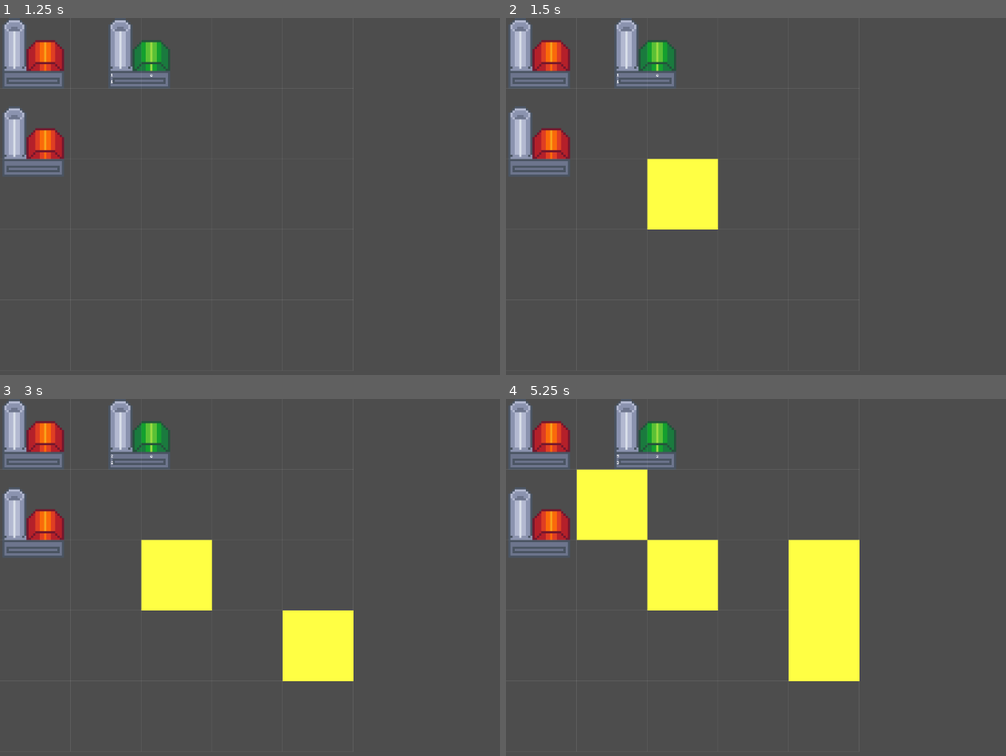
Above: before the commit, frames 1-4 (two rows, left to right).
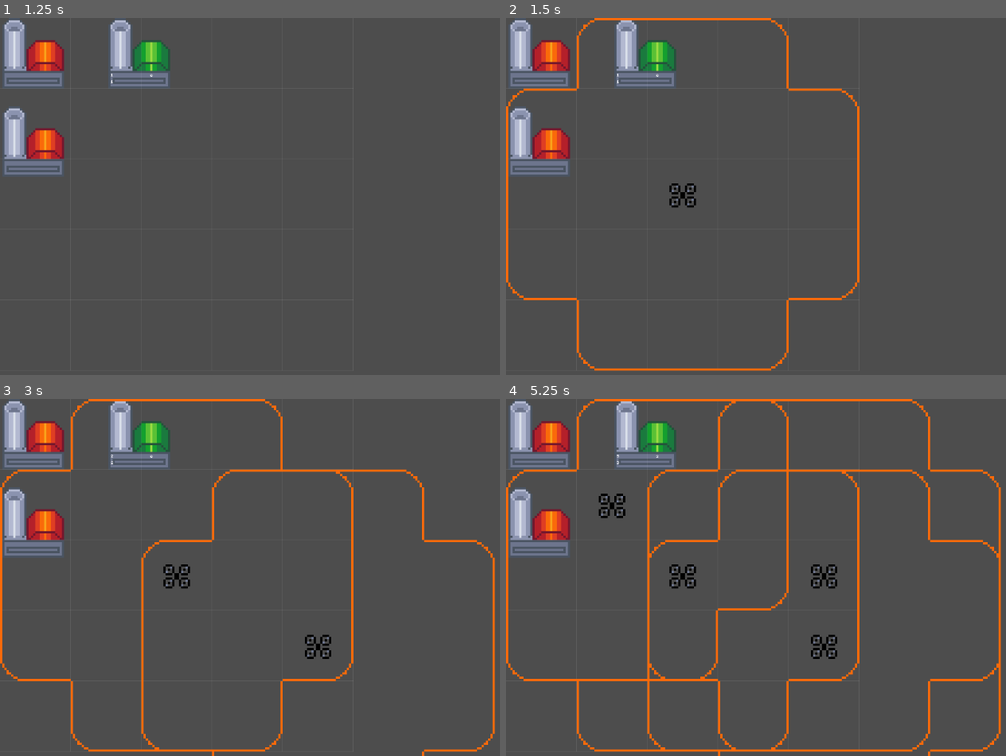
Above: after the commit, the same moments.

Repository: ZimtSnad/nauvis-enjoyers-bit-festival-2025
Game: Godot game, scene res://main.tscn
Two runs of this game, one before a commit and one after it. Both use one fixed random seed, a clock stepped at 60 frames per second and the inputs below.
Inputs (mouse positions are in pixels of both pictures, inside the frame that each line leads up to):
- Up to frame 1 (1.25 s): tap Enter at 0.5 s; move the mouse to (460, 178) at 0.52 s; click (460, 178) at 0.67 s
- Up to frame 2 (1.5 s): tap Space at 1.25 s; move the mouse to (696, 214) at 1.27 s; click (696, 214) at 1.42 s
- Up to frame 3 (3 s): tap Enter at 2 s; move the mouse to (380, 498) at 2.02 s; click (380, 498) at 2.17 s; tap Space at 2.75 s; move the mouse to (285, 648) at 2.77 s; click (285, 648) at 2.92 s
- Up to frame 4 (5.25 s): tap Enter at 3.5 s; move the mouse to (outside the picture) at 3.52 s; click (outside the picture) at 3.67 s; tap Space at 4.25 s; move the mouse to (631, 523) at 4.27 s; click (631, 523) at 4.42 s; move the mouse to (856, 577) at 5.02 s; click (856, 577) at 5.17 s

Frame 1 is identical in both runs. In frame 2, 4.7% of the frame differs, in the area x 0-71%, y 0-99%; in frame 3, 8.6%; in frame 4, 16%, in the area x 0-100%, y 0-100%.

Commit message:
zrobilemdrone

Diff:
--- a/scenes/beacon.tscn
+++ b/scenes/beacon.tscn
@@ -1,15 +1,38 @@
-[gd_scene load_steps=2 format=3 uid="uid://bdvt53byqgyw3"]
+[gd_scene load_steps=6 format=4 uid="uid://bdvt53byqgyw3"]
 
 [ext_resource type="Script" uid="uid://c362lr5ro58wu" path="res://scripts/Beacon.gd" id="1_r25yp"]
+[ext_resource type="Texture2D" uid="uid://co2qu2ku6ry2v" path="res://assets/sprites/banka.png" id="2_pa8h1"]
+[ext_resource type="Texture2D" uid="uid://d0rd02q7eoq2m" path="res://assets/sprites/drone.png" id="3_gotfa"]
+
+[sub_resource type="TileSetAtlasSource" id="TileSetAtlasSource_q6tmv"]
+texture = ExtResource("2_pa8h1")
+texture_region_size = Vector2i(32, 32)
+0:0/0 = 0
+1:0/0 = 0
+0:1/0 = 0
+1:1/0 = 0
+0:2/0 = 0
+1:2/0 = 0
+2:2/0 = 0
+2:1/0 = 0
+2:0/0 = 0
+
+[sub_resource type="TileSet" id="TileSet_ys75u"]
+sources/0 = SubResource("TileSetAtlasSource_q6tmv")
 
 [node name="Beacon" type="Area2D"]
 script = ExtResource("1_r25yp")
 
-[node name="ColorRect" type="ColorRect" parent="."]
-offset_right = 128.0
-offset_bottom = 128.0
-mouse_filter = 2
-color = Color(1, 1, 0.26666668, 1)
-
 [node name="CollisionPolygon2D" type="CollisionPolygon2D" parent="."]
 polygon = PackedVector2Array(0, 0, 0, 0, 0, 0)
+
+[node name="TileMapLayer" type="TileMapLayer" parent="."]
+position = Vector2(32, 32)
+scale = Vector2(4, 4)
+tile_map_data = PackedByteArray("AAAEAAAAAAACAAEAAAAEAP7/AAACAAAAAAAEAAIAAAACAAIAAAACAAQAAAACAAIAAAAAAAQAAAABAAIAAAD+/wQAAAAAAAIAAAD8/wIAAAAAAAIAAAD8/wAAAAAAAAEAAAD8//7/AAAAAAAAAAD+//z/AAAAAAAAAAAAAPz/AAABAAAAAAACAPz/AAACAAAAAAA=")
+tile_set = SubResource("TileSet_ys75u")
+
+[node name="Sprite2D" type="Sprite2D" parent="."]
+position = Vector2(64, 64)
+scale = Vector2(4, 4)
+texture = ExtResource("3_gotfa")
Binary file added: assets/sprites/banka.png
Not shown, added: assets/sprites/banka.png.import
Binary file added: assets/sprites/drone.png
Not shown, added: assets/sprites/drone.png.import
